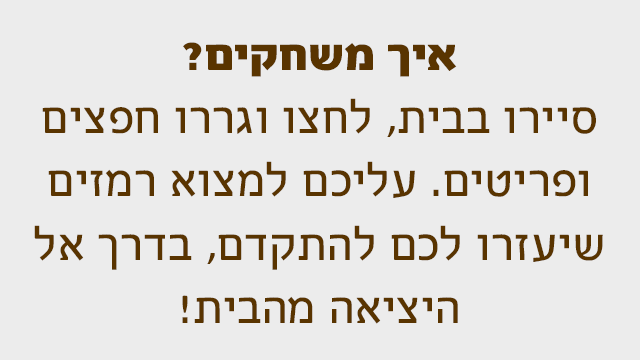
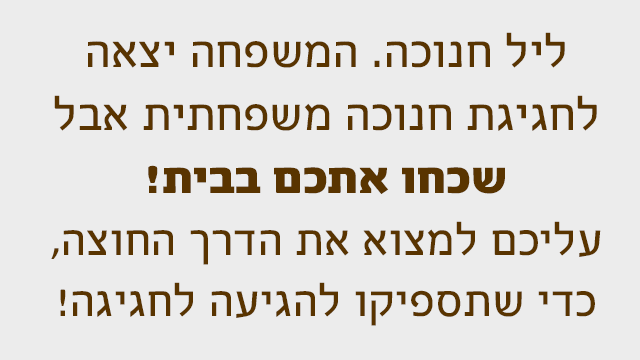
Before/after of a 640 × 360 layered artwork. What changed in the layer stack:
renamed "איך משחקים? סיירו בבית, לחצו וגררו חפצים ופריטים. עליכם למצוא ר" to "ליל חנוכה. המשפחה יצאה לחגיגת חנוכה משפחתית אבל שכחו אתכם בבית!", painted on it over [34, 32, 603, 326]
